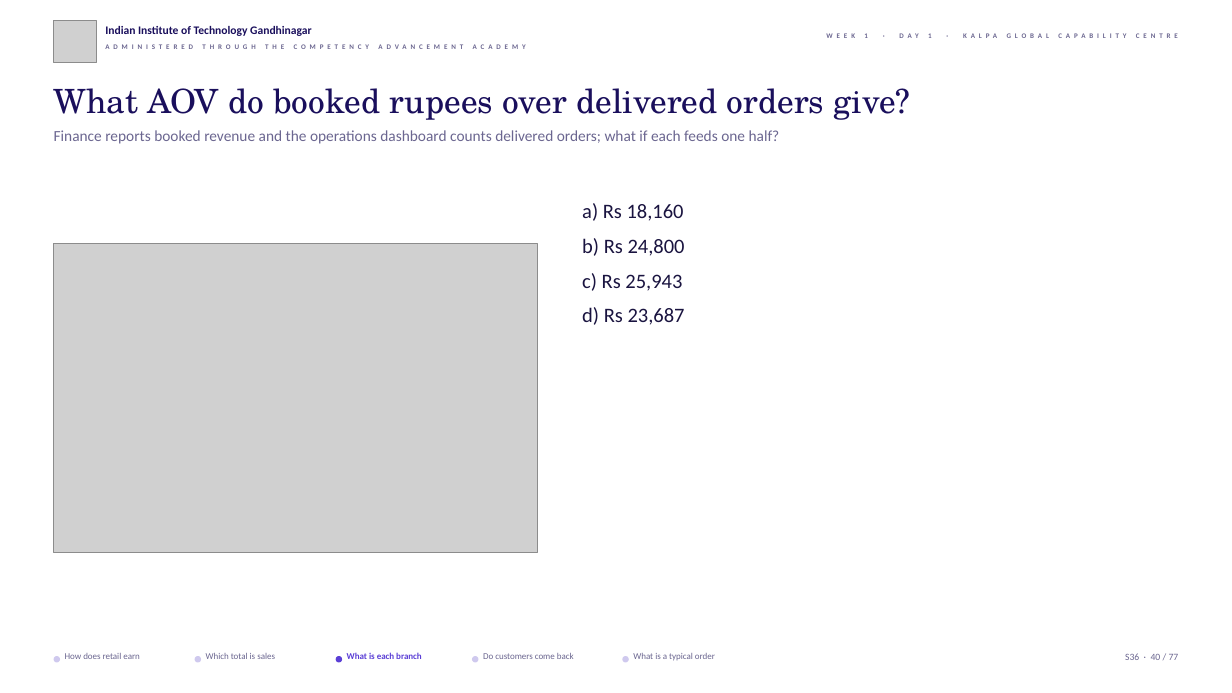
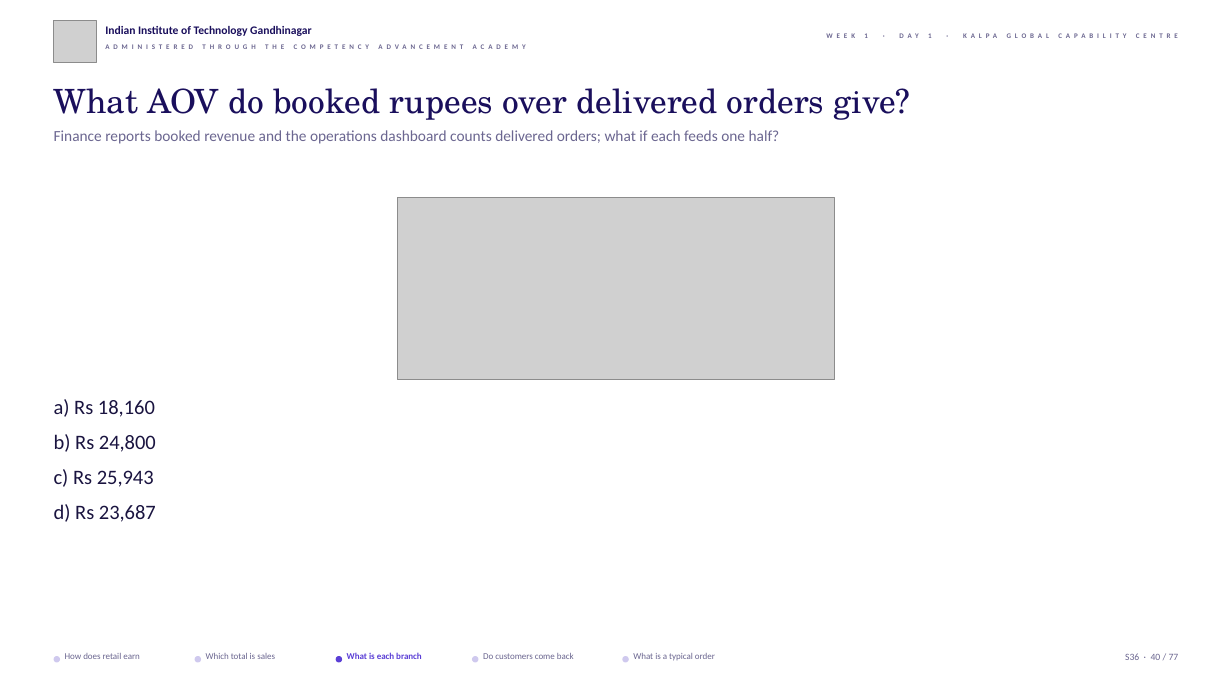
Before and after one commit to fde-academy-lab/c2-content-factory, a slide deck: slide 40 of content/W01/D1/slides/C2_W01_D01_half1_STUDENT.pptx. Drawn at 1232x693 pixels with LibreOffice and Linux fonts; fonts in the diff are those of the drawing; grey boxes stand for pictures; background and template pictures are left out. Boxes give left, top, right and bottom in pixels: in the first picture for what was removed or moved away, otherwise in the second. Text is boxed around its words. In the diff, an @@ line names an element or a change of style, - is before the commit and + after.

```diff
--- a/content/W01/D1/slides/C2_W01_D01_half1_STUDENT.pptx
+++ b/content/W01/D1/slides/C2_W01_D01_half1_STUDENT.pptx
@@ picture added at box(397, 198, 835, 380) @@
@@ picture removed at box(54, 244, 537, 553) @@
@@ text "a) Rs 18,160": place and size @@
-text "a) Rs 18,160" at box(582, 203, 685, 325)
+text "a) Rs 18,160" at box(54, 399, 156, 522)
```
Also in this commit, not shown: 23 other slides changed, 3 other files.
